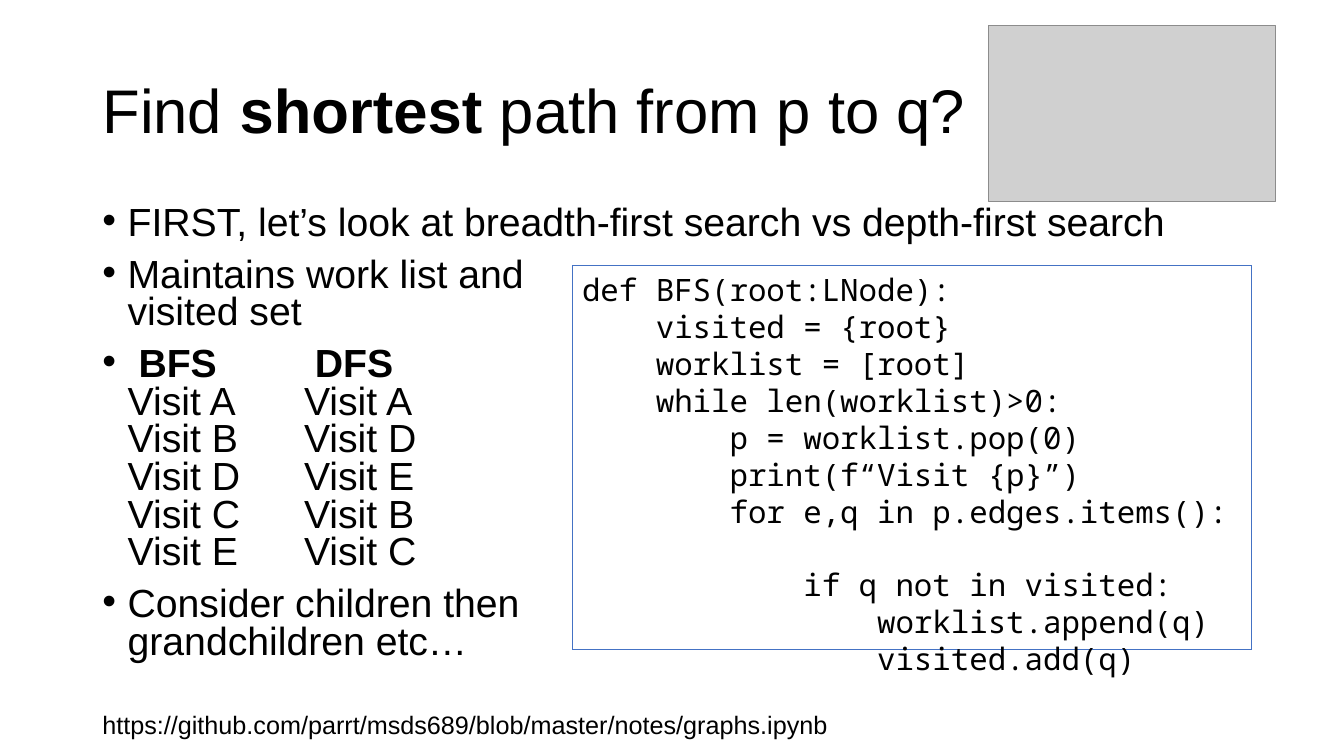
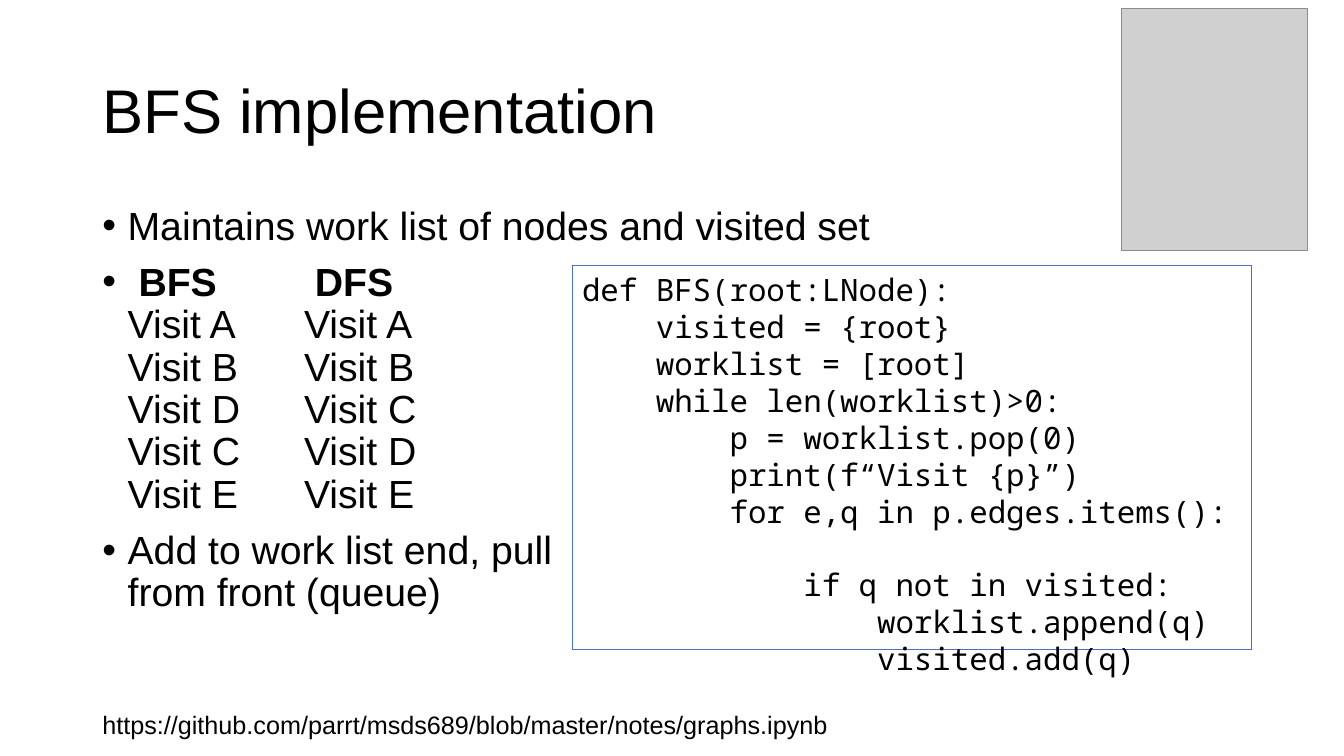
Before and after one commit to parrt/msds689, a slide deck: slide 15 of notes/graphs.pptx (slide 12 before the commit). Drawn at 1344x756 pixels with LibreOffice and Linux fonts; fonts in the diff are those of the drawing; grey boxes stand for pictures; background and template pictures are left out. Boxes give left, top, right and bottom in pixels: in the first picture for what was removed or moved away, otherwise in the second. Text is boxed around its words. In the diff, an @@ line names an element or a change of style, - is before the commit and + after.

```diff
--- a/notes/graphs.pptx
+++ b/notes/graphs.pptx
@@ picture removed at <box>989,25,1276,202</box> @@
@@ picture added at <box>1122,8,1309,250</box> @@
@@ title at <box>102,88,656,145</box>: text changed @@
-Find shortest path from p to q?
+BFS implementation
@@ text at <box>128,211,869,614</box>: text changed @@
-• FIRST, let’s look at breadth-first search vs depth-first search
-• Maintains work list and
-  visited set
-• BFS DFS
-  Visit A Visit A
-  Visit B Visit D
-  Visit D Visit E
-  Visit C Visit B
-  Visit E Visit C
-• Consider children then
-  grandchildren etc…
+• Maintains work list of nodes and visited set
+• BFS DFS
+  Visit A Visit A
+  Visit B Visit B
+  Visit D Visit C
+  Visit C Visit D
+  Visit E Visit E
+• Add to work list end, pull
+  from front (queue)
```
Also in this commit, not shown: 3 other slides changed, 9 slides added, 2 other files.
